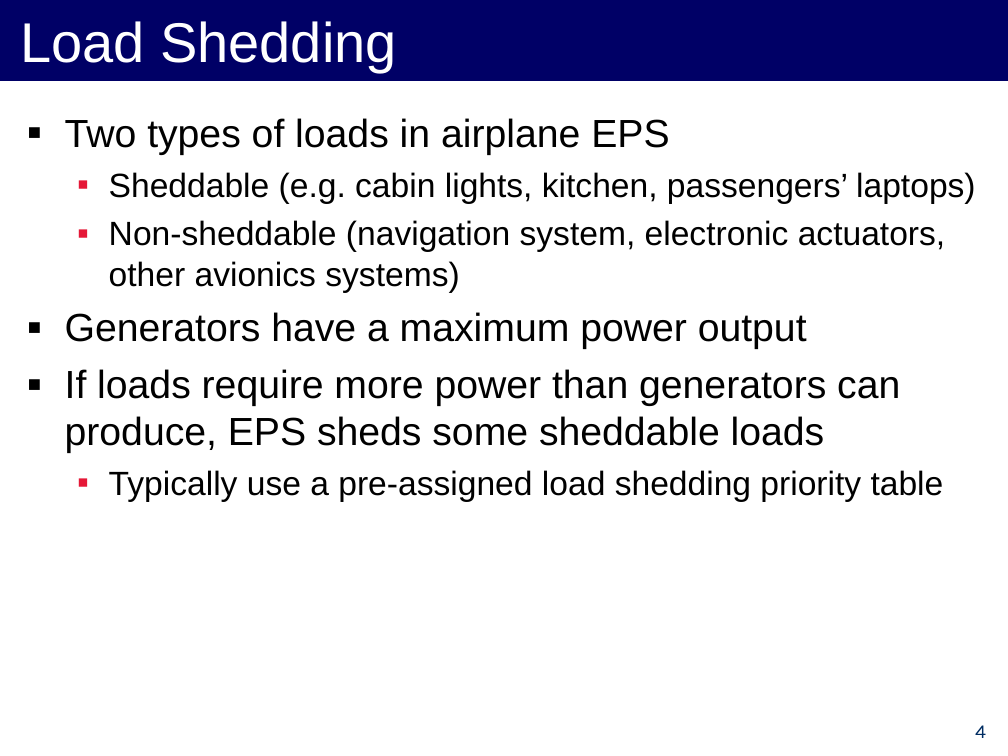
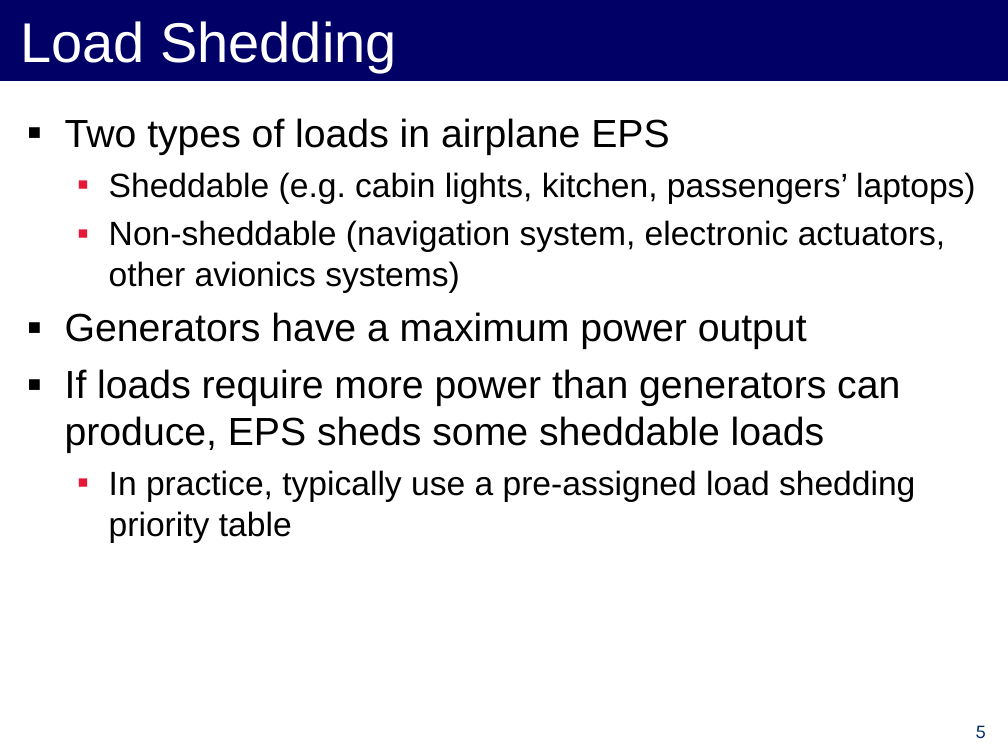
Before and after one commit to forresti/optimal_load_management, a slide deck: slide 5 of project/12-3-12_Presentation.ppt (slide 4 before the commit). Drawn at 1008x756 pixels with LibreOffice and Linux fonts; fonts in the diff are those of the drawing. Boxes give left, top, right and bottom in pixels: in the first picture for what was removed or moved away, otherwise in the second. Text is boxed around its words. In the diff, an @@ line names an element or a change of style, - is before the commit and + after.

```diff
--- a/project/12-3-12_Presentation.ppt
+++ b/project/12-3-12_Presentation.ppt
@@ text at [109, 470, 915, 543]: text changed @@
-  ▪ Typically use a pre-assigned load shedding priority table
+  ▪ In practice, typically use a pre-assigned load shedding priority table
@@ page number at [975, 725, 986, 739]: text changed @@
-4
+5
```
Also in this commit, not shown: 2 other slides changed, 1 slide added.
